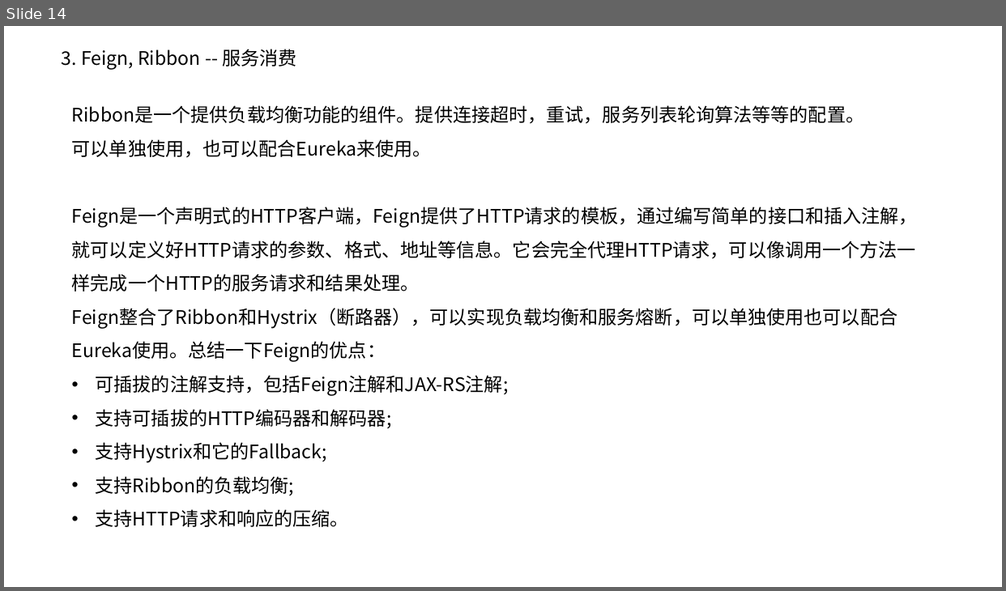
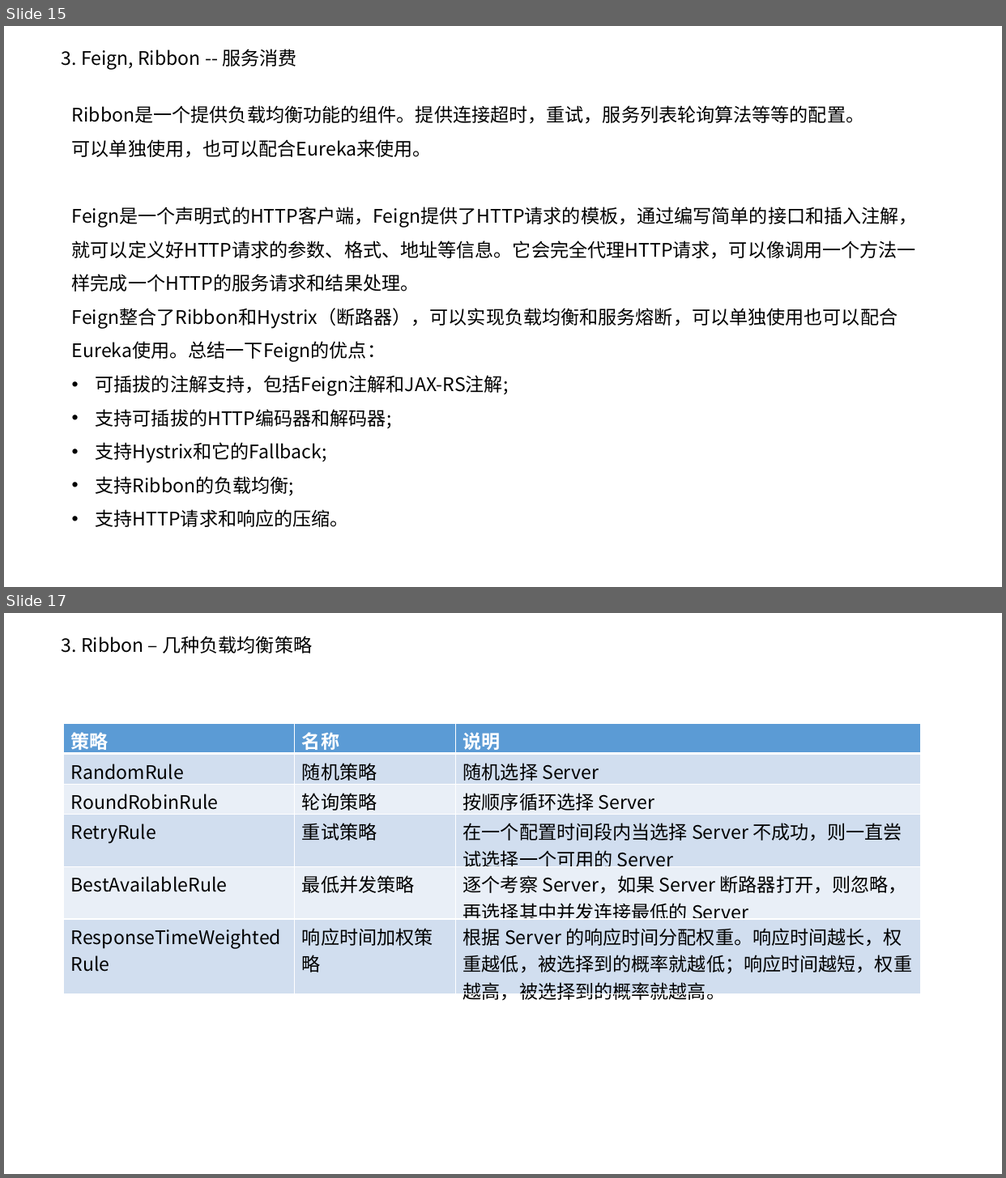
Before and after one commit to pd269hao/demo, a slide deck: doc/技术分享-SpringCloud-20190708.pptx. Shown one above the other, each under a label of ours: slide 14 before the commit, slides 15 and 17 after it; the slides between them are not shown. The pictures are 1006x591 and 1006x1178 pixels, drawn with LibreOffice and Linux fonts; fonts in the diff are those of the drawing; background and template pictures are left out. Boxes give left, top, right and bottom in pixels: in the first picture for what was removed or moved away, otherwise in the second. Text is boxed around its words. In the diff, an @@ line names an element or a change of style, - is before the commit and + after.

```diff
--- a/doc/技术分享-SpringCloud-20190708.pptx
+++ b/doc/技术分享-SpringCloud-20190708.pptx
@@ slide 17 added at <box>4,613,1002,1174</box>, background #FFFFFF @@
@@ text added at <box>62,636,312,653</box>, 18 pt, text #000000 @@
+3. Ribbon – 几种负载均衡策略
@@ table added at <box>64,723,921,1006</box>, 6 rows, 3 columns @@
+策略 | 名称 | 说明
+RandomRule | 随机策略 | 随机选择 Server
+RoundRobinRule | 轮询策略 | 按顺序循环选择 Server
+RetryRule | 重试策略 | 在一个配置时间段内当选择 Server 不成功，则一直尝试选择一个可用的 Server
+BestAvailableRule | 最低并发策略 | 逐个考察 Server，如果 Server 断路器打开，则忽略，再选择其中并发连接最低的 Server
+ResponseTimeWeightedRule | 响应时间加权策略 | 根据 Server 的响应时间分配权重。响应时间越长，权重越低，被选择到的概率就越低；响应时间越短，权重越高，被选择到的概率就越高。
@@ what was slide 14 is now slide 15 @@
```
Also in this commit, not shown: 1 slide changed, 3 other slides added, 4 slides removed, 1 other file.
